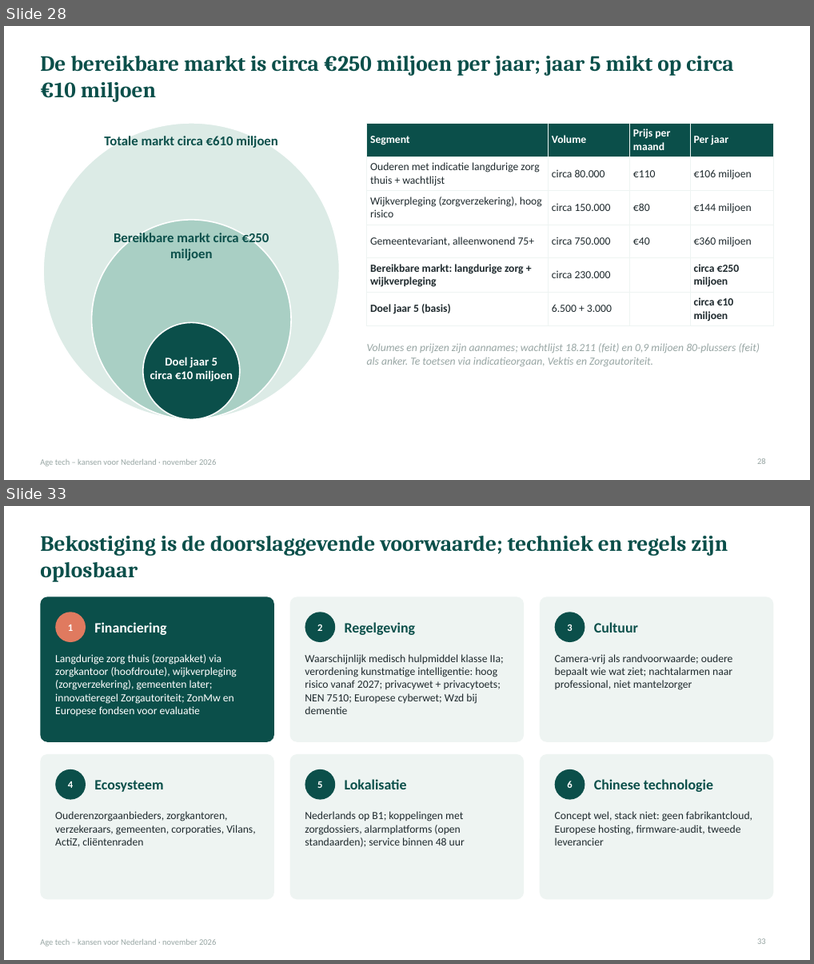
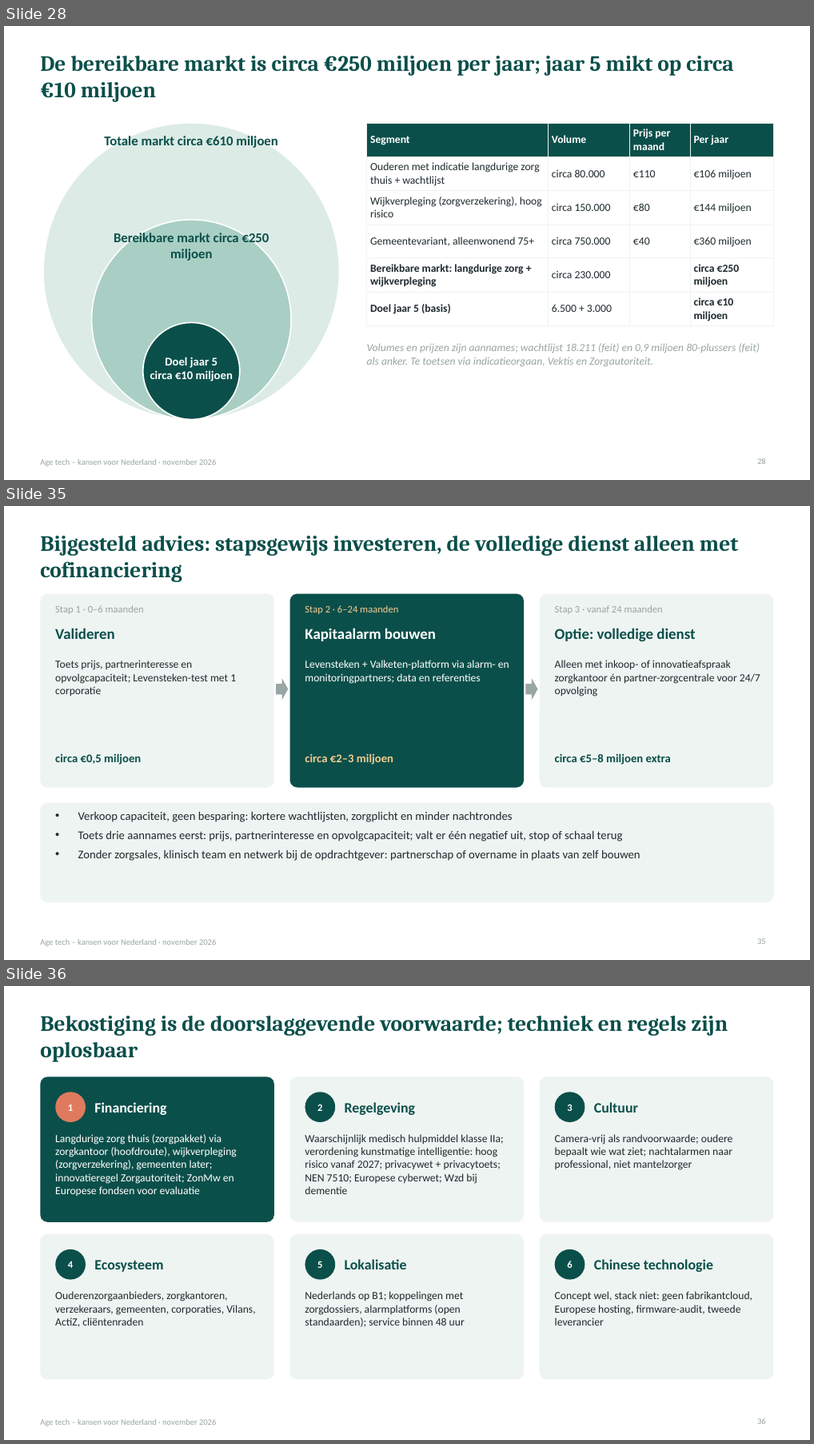
Before and after one commit to robruijn/Four-Seasons-Rome-2026, a slide deck: AgeTech_kansen_Nederland.pptx. Shown one above the other, each under a label of ours: slides 28 and 33 before the commit, slides 28, 35 and 36 after it; the slides between them are not shown. The pictures are 814x964 and 814x1444 pixels, drawn with LibreOffice and Linux fonts; fonts in the diff are those of the drawing. Boxes give left, top, right and bottom in pixels: in the first picture for what was removed or moved away, otherwise in the second. Text is boxed around its words. In the diff, an @@ line names an element or a change of style, - is before the commit and + after.

```diff
--- a/AgeTech_kansen_Nederland.pptx
+++ b/AgeTech_kansen_Nederland.pptx
@@ slide 35 added at <box>4,506,810,960</box>, background #FFFFFF; not listed: 1 template element that a slide beside it also shows @@
@@ title added at <box>40,536,738,582</box>, 26 pt, text #0B4F4A, bold @@
+Bijgesteld advies: stapsgewijs investeren, de volledige dienst alleen met cofinanciering
@@ rounded rectangle added at <box>40,594,274,788</box>, fill #EEF4F2 @@
@@ rounded rectangle added at <box>290,594,524,788</box>, fill #0B4F4A @@
@@ rounded rectangle added at <box>540,594,774,788</box>, fill #EEF4F2 @@
@@ text added at <box>55,605,144,614</box>, 12 pt, text #98A6A4 @@
+Stap 1 · 0–6 maanden
@@ text added at <box>305,605,398,614</box>, 12 pt, text #F2CC8F @@
+Stap 2 · 6–24 maanden
@@ text added at <box>555,605,663,614</box>, 12 pt, text #98A6A4 @@
+Stap 3 · vanaf 24 maanden
@@ text added at <box>55,628,114,639</box>, 18 pt, text #0B4F4A, bold @@
+Valideren
@@ text added at <box>305,628,436,641</box>, 18 pt, text #FFFFFF, bold @@
+Kapitaalarm bouwen
@@ text added at <box>555,628,695,641</box>, 18 pt, text #0B4F4A, bold @@
+Optie: volledige dienst
@@ text added at <box>55,660,236,696</box>, 13 pt, text #1F2A2E @@
+Toets prijs, partnerinteresse en opvolgcapaciteit; Levensteken-test met 1 corporatie
@@ text added at <box>305,660,510,684</box>, 13 pt, text #FFFFFF @@
+Levensteken + Valketen-platform via alarm- en monitoringpartners; data en referenties
@@ text added at <box>555,660,761,696</box>, 13 pt, text #1F2A2E @@
+Alleen met inkoop- of innovatieafspraak zorgkantoor én partner-zorgcentrale voor 24/7 opvolging
@@ right arrow added at <box>276,679,288,700</box>, fill #98A6A4 @@
@@ right arrow added at <box>526,679,538,700</box>, fill #98A6A4 @@
@@ text added at <box>55,753,141,764</box>, 14 pt, text #0B4F4A, bold @@
+circa €0,5 miljoen
@@ text added at <box>305,753,394,764</box>, 14 pt, text #F2CC8F, bold @@
+circa €2–3 miljoen
@@ text added at <box>555,753,671,764</box>, 14 pt, text #0B4F4A, bold @@
+circa €5–8 miljoen extra
@@ rounded rectangle added at <box>40,803,774,902</box>, fill #EEF4F2 @@
@@ text added at <box>78,811,641,860</box>, 14 pt, text #1F2A2E @@
+• Verkoop capaciteit, geen besparing: kortere wachtlijsten, zorgplicht en minder nachtrondes
+• Toets drie aannames eerst: prijs, partnerinteresse en opvolgcapaciteit; valt er één negatief uit, stop of schaal terug
+• Zonder zorgsales, klinisch team en netwerk bij de opdrachtgever: partnerschap of overname in plaats van zelf bouwen
@@ page number added at <box>758,938,766,944</box>, 10 pt, text #98A6A4 @@
+35
@@ what was slide 33 is now slide 36 @@
```
Also in this commit, not shown: 7 slides changed, 2 other slides added.
